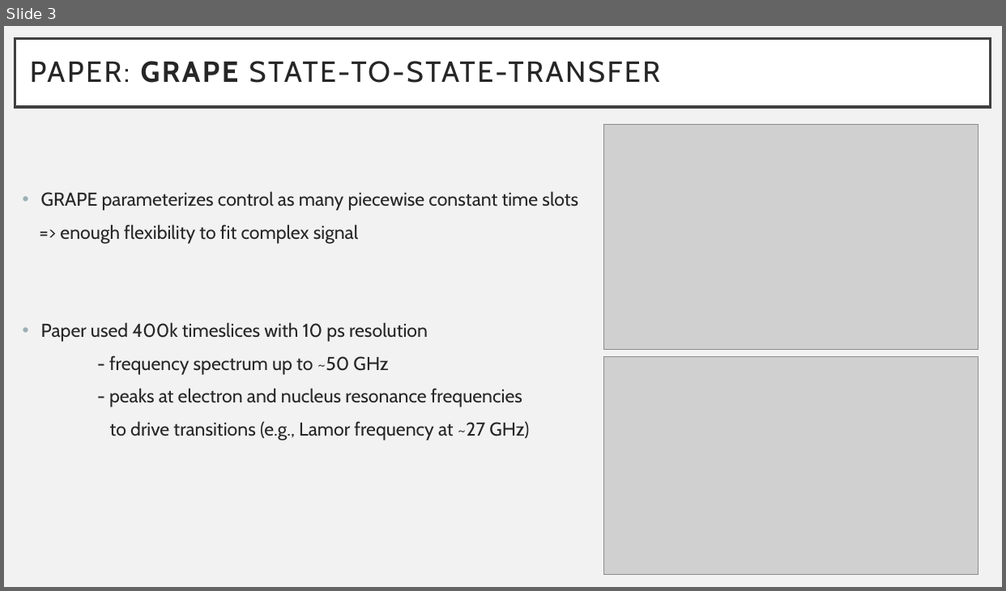
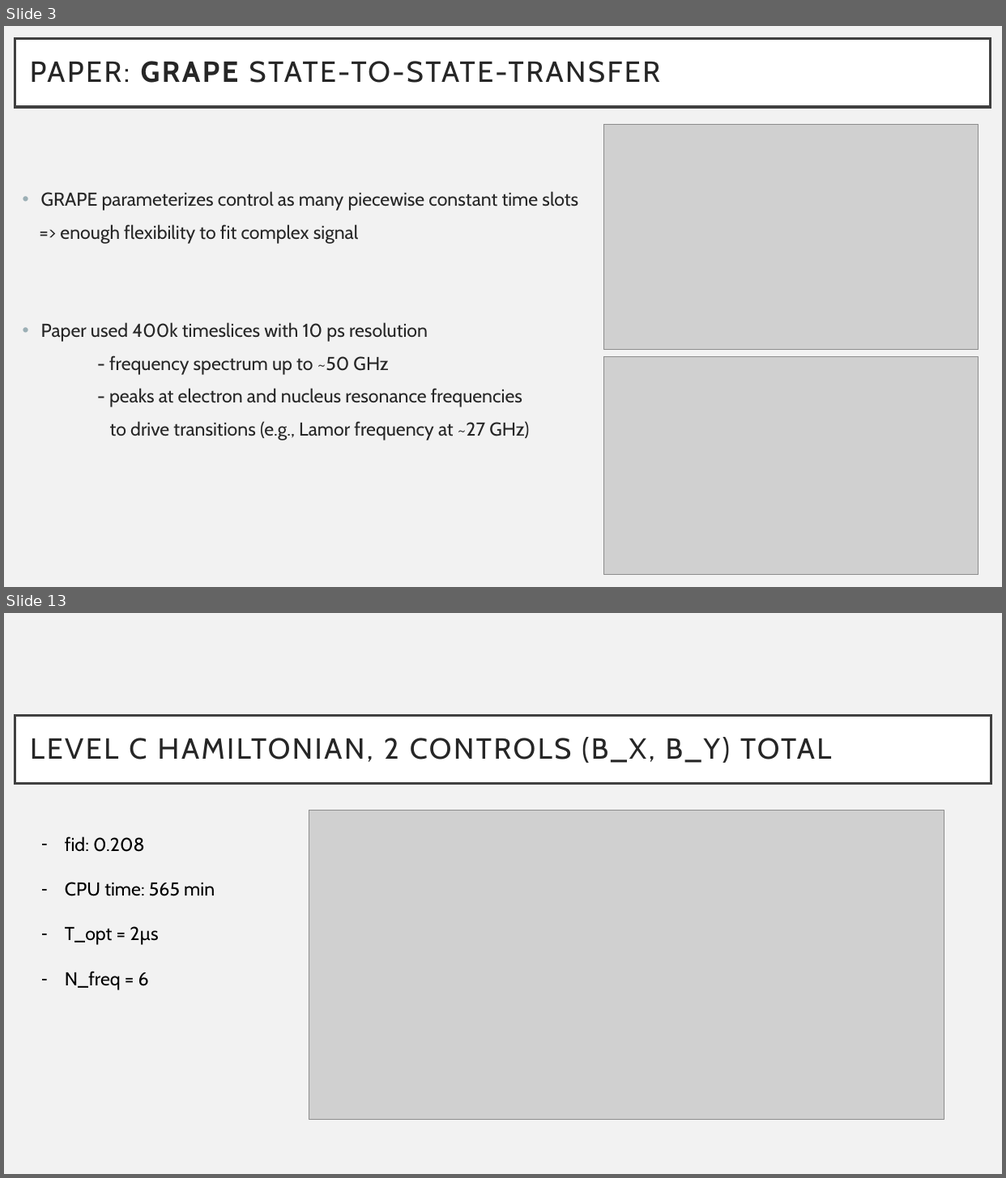
Before and after one commit to johnkrs/GOAT_UXX, a slide deck: GOAT_results.pptx. Shown one above the other, each under a label of ours: slide 3 before the commit, slides 3 and 13 after it; the slides between them are not shown. The pictures are 1006x591 and 1006x1178 pixels, drawn with LibreOffice and Linux fonts; fonts in the diff are those of the drawing; grey boxes stand for pictures. Boxes give left, top, right and bottom in pixels: in the first picture for what was removed or moved away, otherwise in the second. Text is boxed around its words. In the diff, an @@ line names an element or a change of style, - is before the commit and + after.

```diff
--- a/GOAT_results.pptx
+++ b/GOAT_results.pptx
@@ slide 13 added at [4, 613, 1002, 1174], background #F2F2F2 @@
@@ title added at [15, 716, 991, 784], fill #FFFFFF, outline #404040 2.5 pt, 28 pt, text #262626 @@
+LEVEL C HAMILTONIAN, 2 CONTROLS (B_X, B_Y) TOTAL
@@ picture added at [309, 810, 944, 1119] @@
@@ text added at [65, 837, 215, 990], 18 pt, text #000000 @@
+– fid: 0.208
+– CPU time: 565 min
+– T_opt = 2µs
+– N_freq = 6
```
Also in this commit, not shown: 2 slides changed, 10 other slides added, 1 other file.
